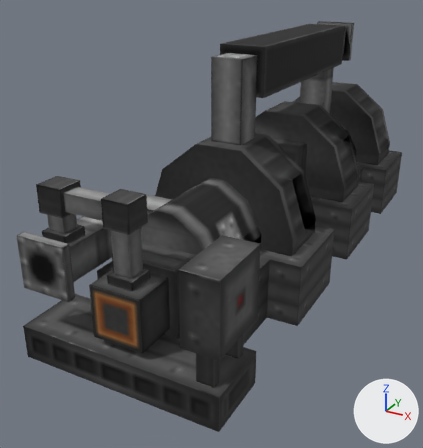
The OBJ model src/main/resources/assets/immersivetech/models/block/metal_multiblock/steam_turbine.obj: old version first, new version second.
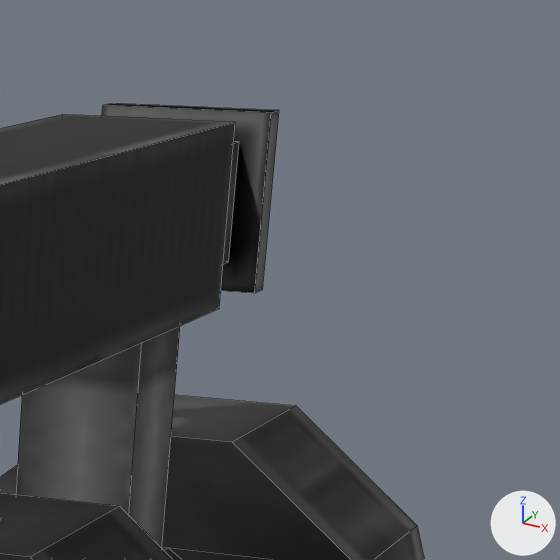
Each version appears first whole from a camera (50 mm lens) standing at (4.46, -5.66, 3.94) and looking at (-0.09, 2.61, -0.19), and next in a close-up on the part from 70% to 98% of the width and 0% to 26% of the height. Every picture has the same lights, and +X, +Y and +Z are marked at lower right. The close-ups show mesh edges as thin lines. Where no turn or scale is listed for an object, it has been applied to the vertices. Vertices at the same position are counted once.

Objects in the first close-up: 'base'.
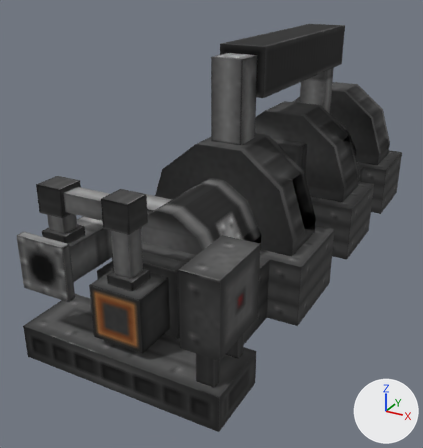
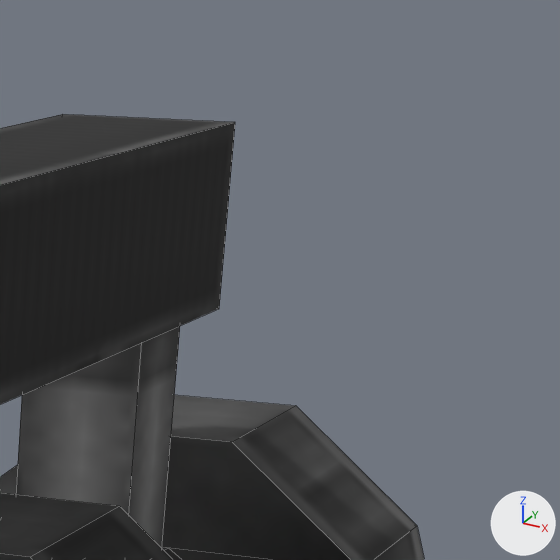
Changed parts and their boxes [x1, y1, x2, y2] in the close-ups (560 x 560 px):
'base', reshaped: before [0, 103, 424, 560]; after [0, 114, 424, 560]
part 1 of me_base, deleted: before [102, 103, 279, 293]
part 2 of me_base, deleted (black): before [223, 142, 239, 264]

The edits, one by one:
me_base has 315 vertices, 258 faces and spans x -1.0..2.0, y -1.0..8.0, z -1.0..2.88.
me_base is used by ob_base; location (0.0, 0.0, 0.0).
me_base part 1: the loose piece of 8 vertices spanning x 0.12..0.87, y 6.88..7.01, z 2.12..2.87 is deleted.
me_base part 2: the loose piece of 8 vertices spanning x 0.25..0.75, y 5.96..6.88, z 2.25..2.75 is deleted.
